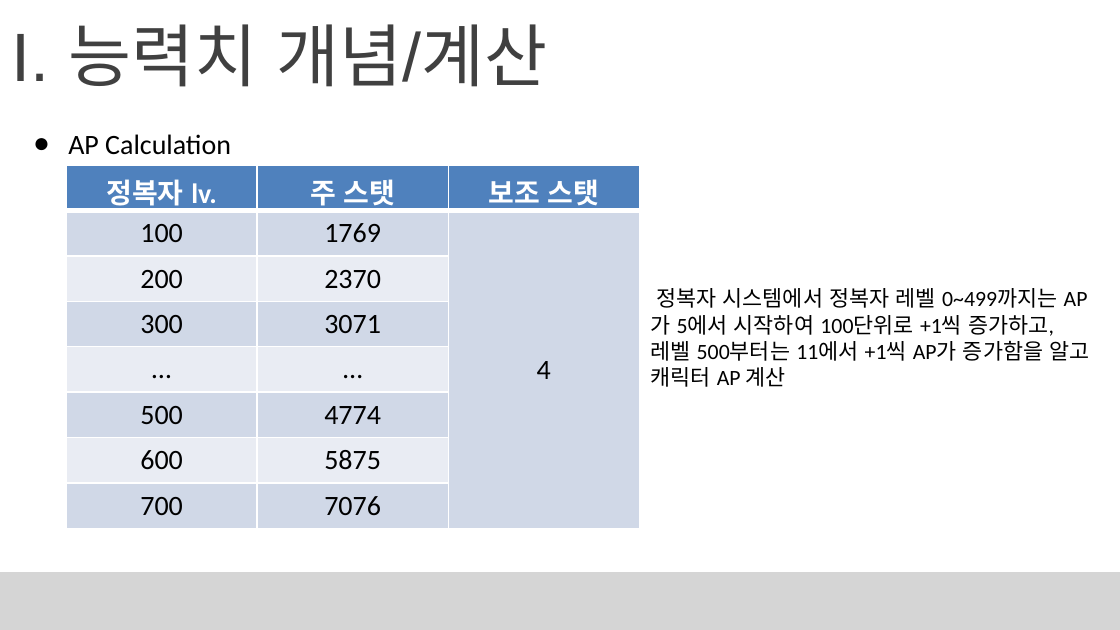
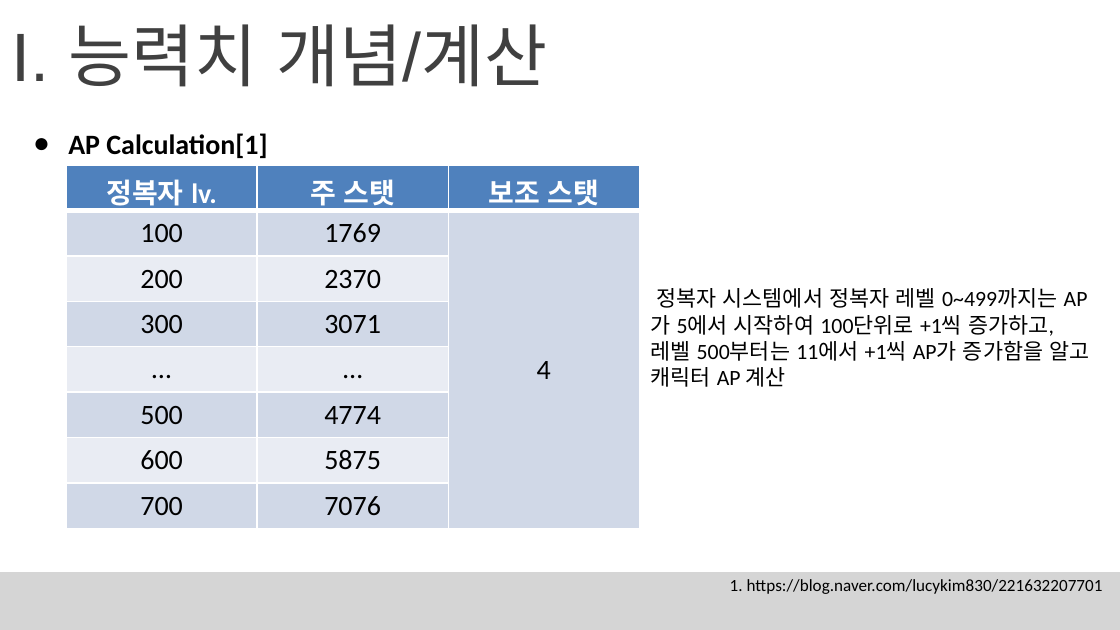
Before and after one commit to Sasibu30/MapleStory, a slide deck: slide 4 of Project/Project1(공식 및 DPM 분석)/Maplestory 프로젝트.pptx. Drawn at 1120x630 pixels with LibreOffice and Linux fonts; fonts in the diff are those of the drawing; background and template pictures are left out. Boxes give left, top, right and bottom in pixels: in the first picture for what was removed or moved away, otherwise in the second. Text is boxed around its words. In the diff, an @@ line names an element or a change of style, - is before the commit and + after.

```diff
--- a/Project/Project1(공식 및 DPM 분석)/Maplestory 프로젝트.pptx
+++ b/Project/Project1(공식 및 DPM 분석)/Maplestory 프로젝트.pptx
@@ text at (68, 133, 267, 158): text changed; bold on @@
-● AP Calculation
+● AP Calculation[1]
@@ text added at (730, 579, 1103, 594), 11 pt, text #000000 @@
+1. https://blog.naver.com/lucykim830/221632207701
```
Also in this commit, not shown: 1 other slide changed, 1 slide added, 4 other files.
